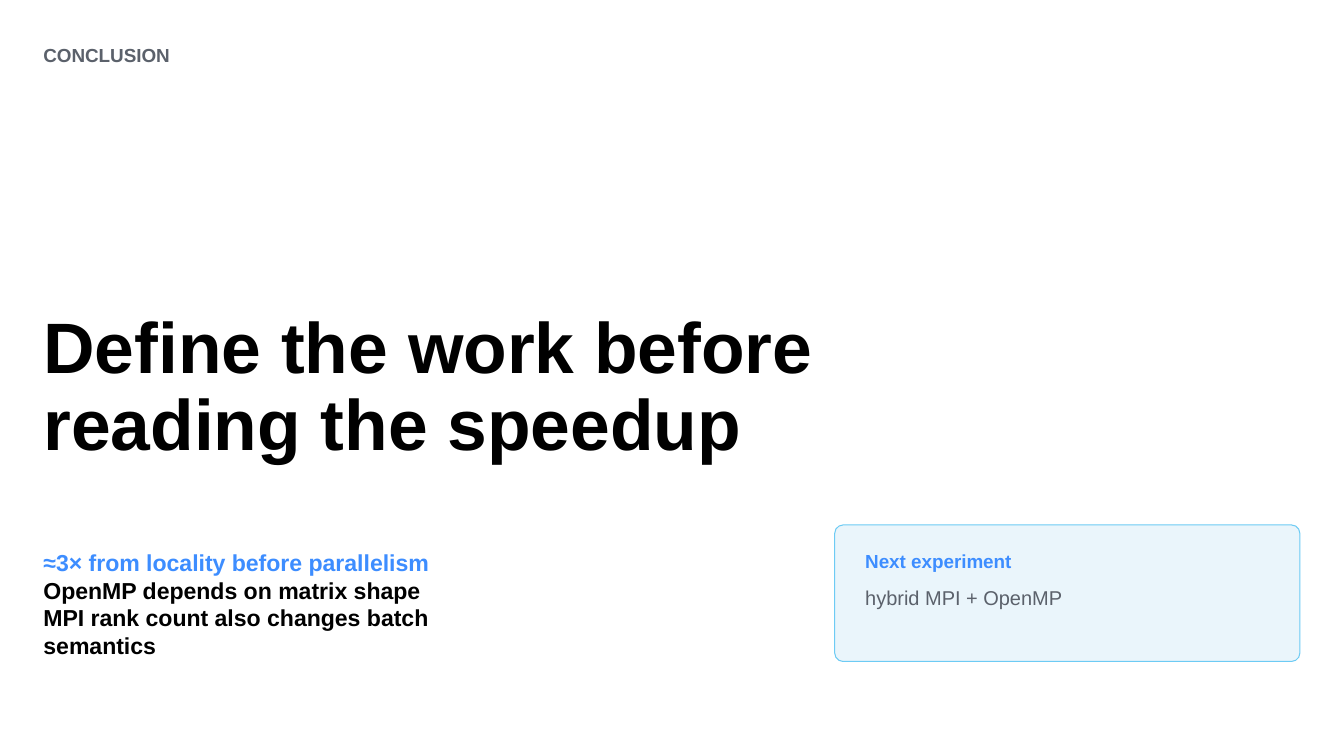
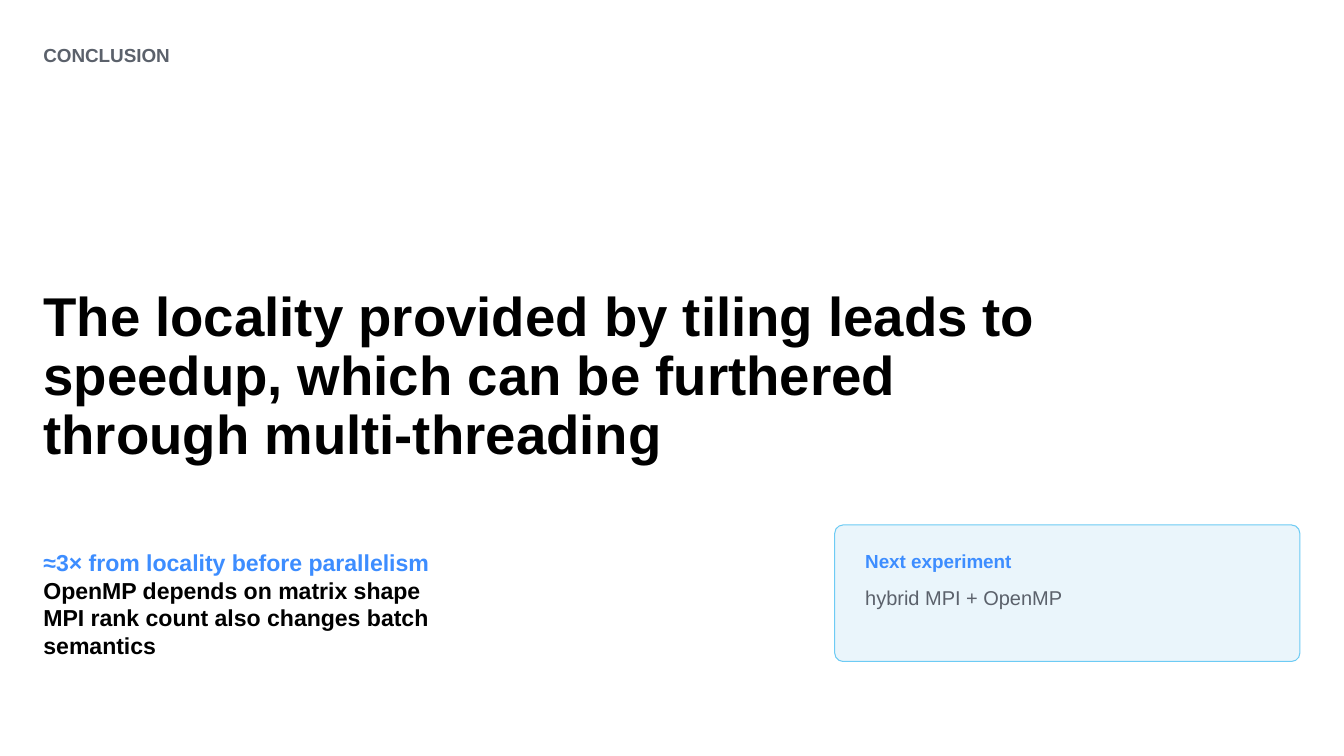
Before and after one commit to SSorbo/PARCO-Computing-2026-242920, a slide deck: slide 14 of Parallel_Feedforward_Network_Presentation.pptx. Drawn at 1344x756 pixels with LibreOffice and Linux fonts; fonts in the diff are those of the drawing. Boxes give left, top, right and bottom in pixels: in the first picture for what was removed or moved away, otherwise in the second. Text is boxed around its words. In the diff, an @@ line names an element or a change of style, - is before the commit and + after.

```diff
--- a/Parallel_Feedforward_Network_Presentation.pptx
+++ b/Parallel_Feedforward_Network_Presentation.pptx
@@ text at [43, 296, 1034, 464]: text changed; size 51 to 39 pt @@
-Define the work before
-reading the speedup
+The locality provided by tiling leads to speedup, which can be furthered through multi-threading
```
Also in this commit, not shown: 1 other file.
